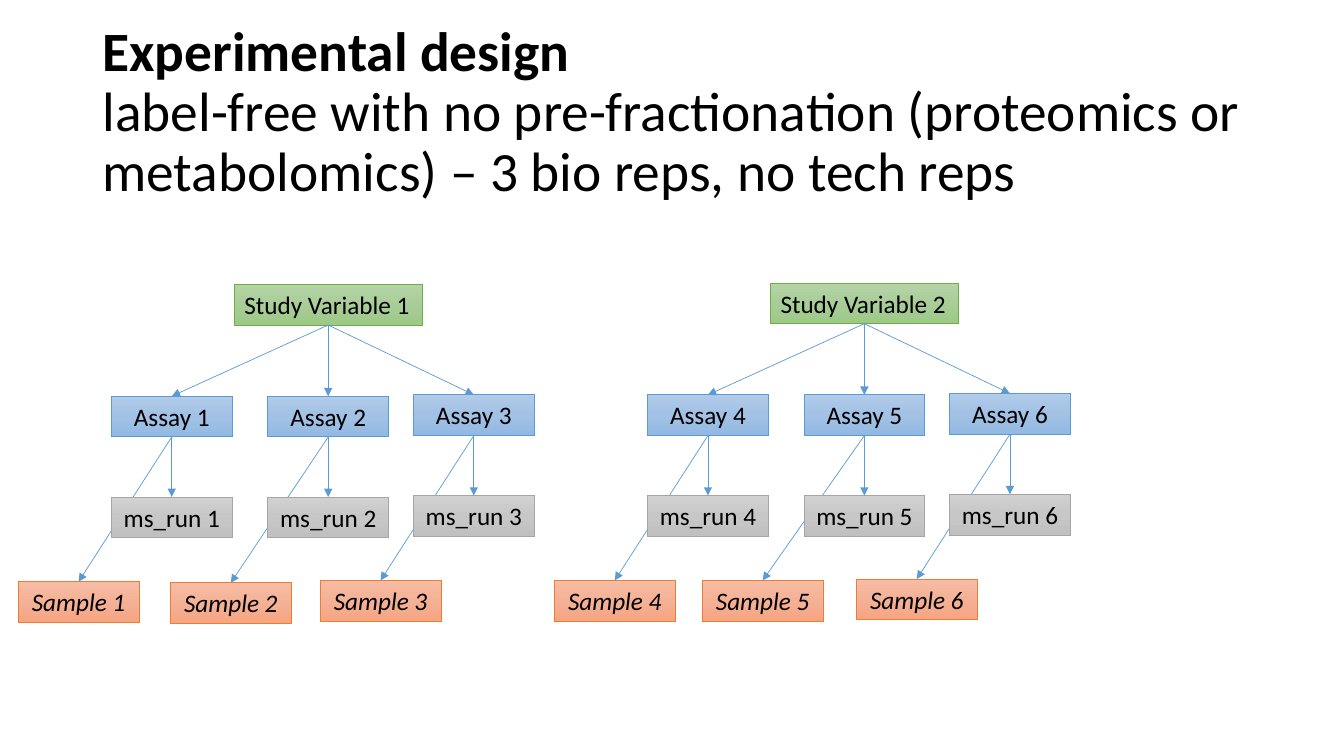
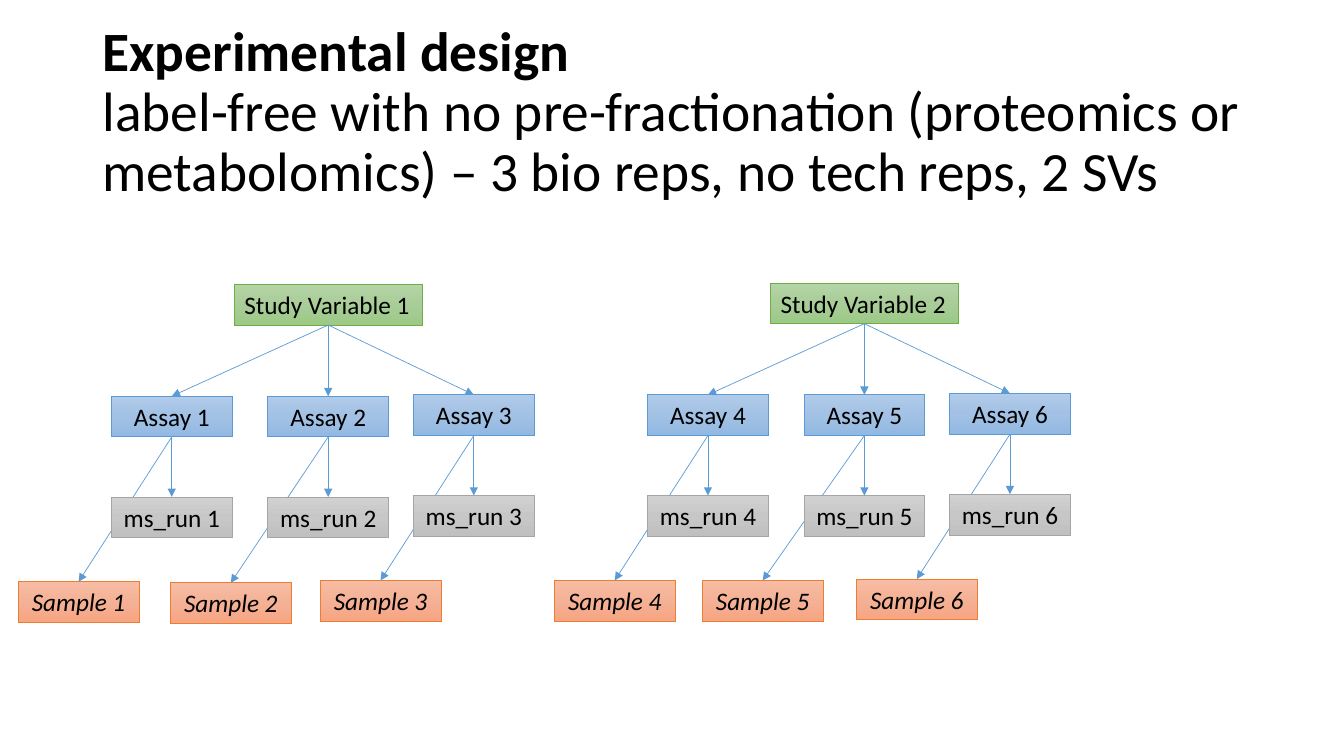
Before and after one commit to HUPO-PSI/mzTab, a slide deck: slide 12 of specification_document/1_1_draft_specs/Version11_design_considerations.pptx (slide 7 before the commit). Drawn at 1344x756 pixels with LibreOffice and Linux fonts; fonts in the diff are those of the drawing. Boxes give left, top, right and bottom in pixels: in the first picture for what was removed or moved away, otherwise in the second. Text is boxed around its words. In the diff, an @@ line names an element or a change of style, - is before the commit and + after.

```diff
--- a/specification_document/1_1_draft_specs/Version11_design_considerations.pptx
+++ b/specification_document/1_1_draft_specs/Version11_design_considerations.pptx
@@ title at (102,32,1240,200): text changed @@
-Experimental design
-label-free with no pre-fractionation (proteomics or metabolomics) – 3 bio reps, no tech reps
+Experimental design
+label-free with no pre-fractionation (proteomics or metabolomics) – 3 bio reps, no tech reps, 2 SVs
```
Also in this commit, not shown: 3 other slides changed, 6 slides added.
